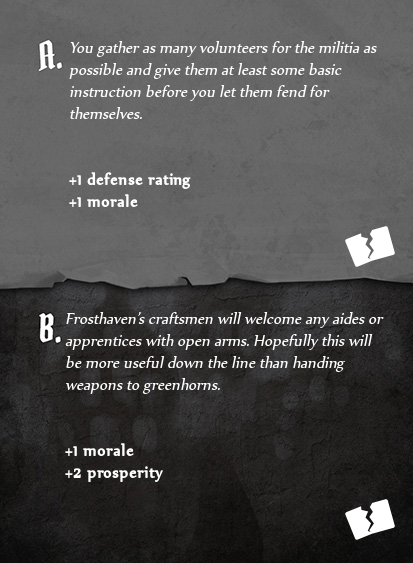
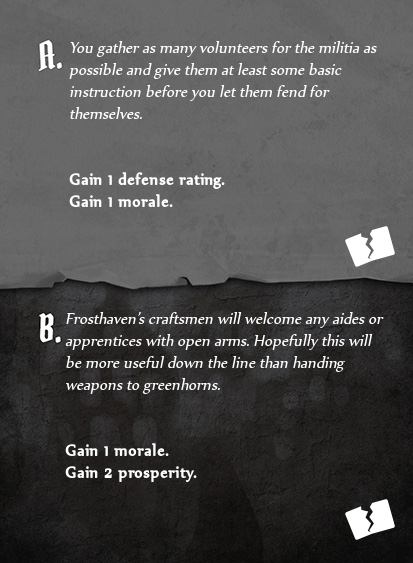
The second 413x563 image is a revision of the first. Changes to its layers:
painted on "You gather as many volunteers ..." over 69, 172, 225, 207
painted on "Frosthaven’s craftsmen will we..." over 65, 443, 197, 482
